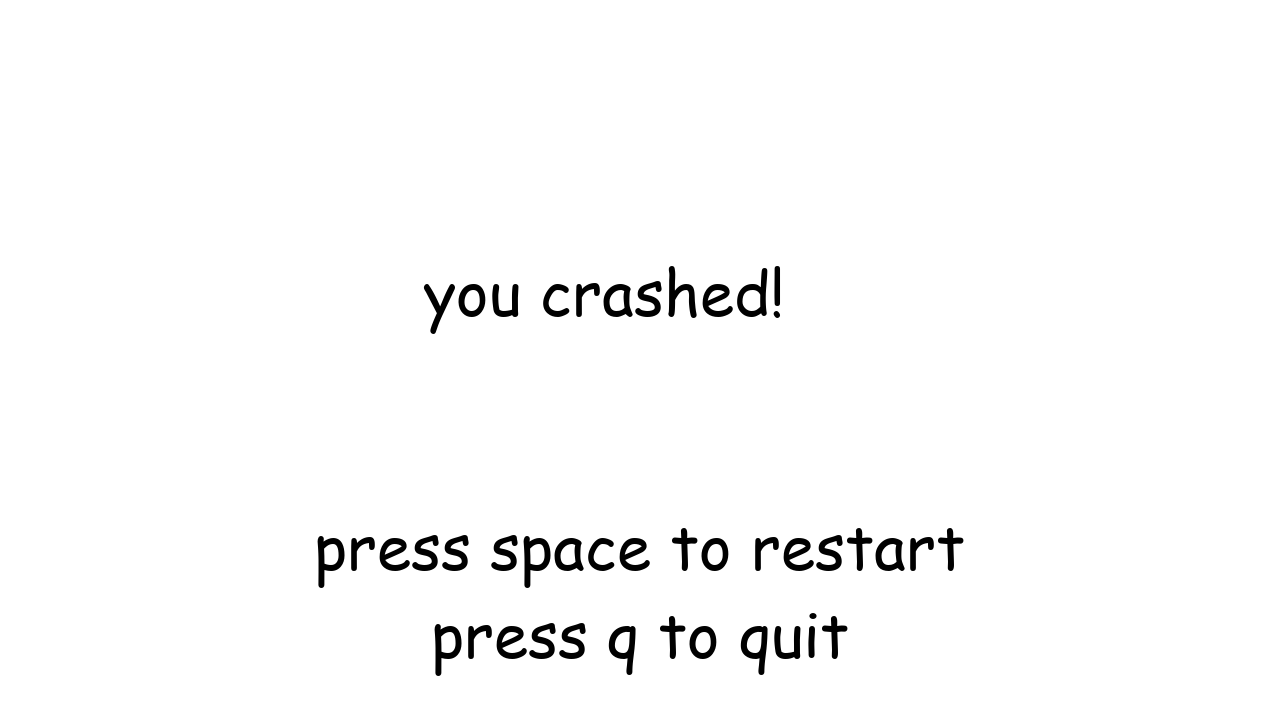
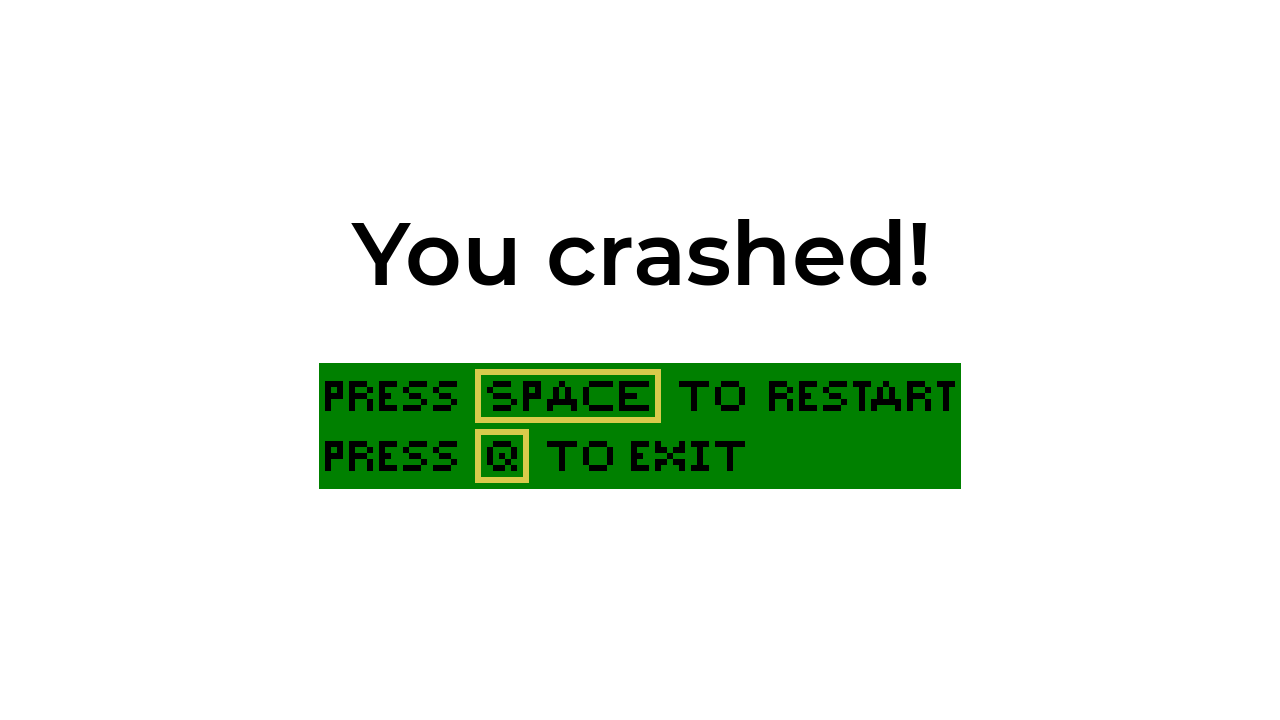
Layer changes from the first 1280×720 image to the second:
removed layer "press space to restart ..." over [317, 528, 964, 676]
added layer "Press space to start" above "You crashed!" over [319, 363, 961, 489]
renamed "you crashed!" to "You crashed!", painted on it over [351, 219, 927, 334]
